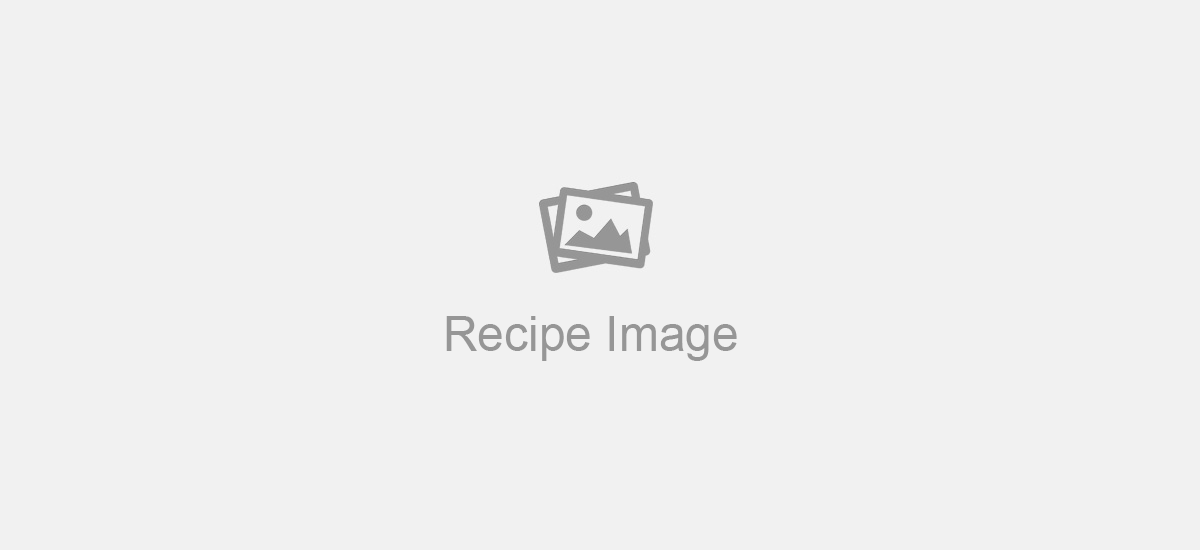
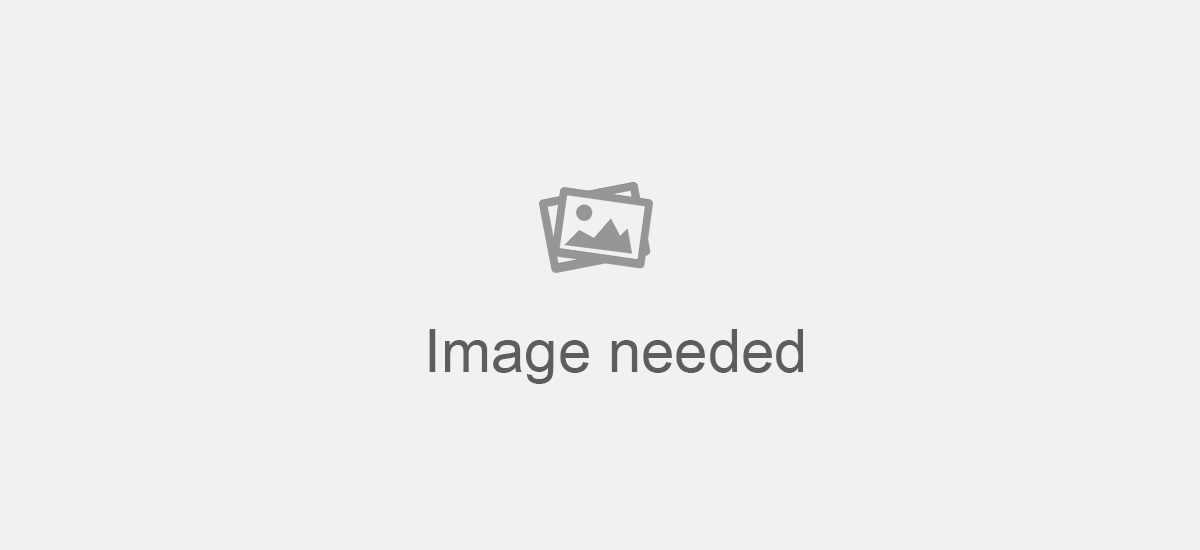
Comparing the layer stacks of the two 1200 x 550 images. Changes:
added layer "Image needed" above "Layer 1" over (429, 329, 803, 384)
added layer "Layer 1" above "Background" over (429, 316, 798, 384)
added layer "Background" over (429, 316, 803, 384)
